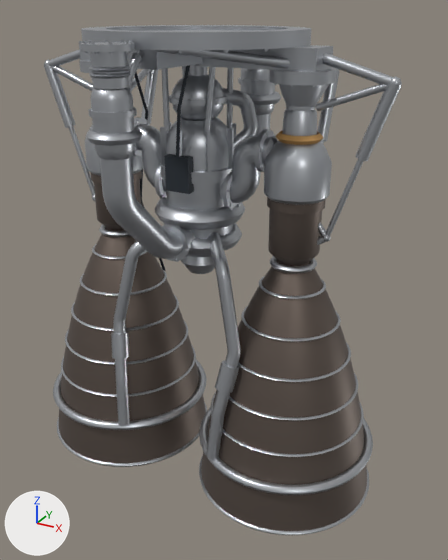
An edit to the Blender file assets/blender/eng_kerolox_staged_combustion.blend, drawn before and after from the same camera.
Camera for both pictures: a camera (50 mm lens) standing at (2.44, -4.05, 3.73) and looking at (0.18, 0.06, 1.68). The lights are fixed; the arrows at lower left show +X, +Y and +Z. The first picture is the older version. Objects named as collision shapes, trigger or cutter boxes, shadow casters or lower levels of detail are left out.

In view in the first picture: 'eng_kerolox_staged_combustion_LOD0'.
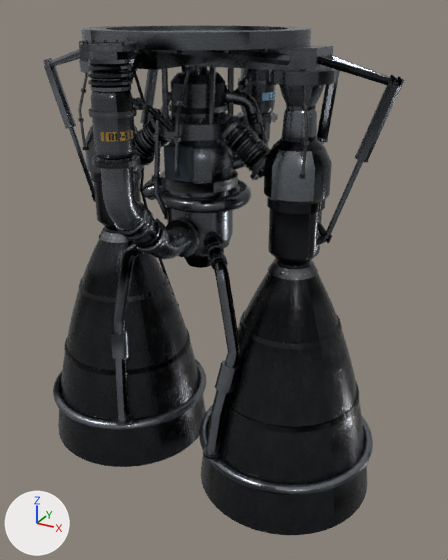
Diff of the bpy script that builds the scene:
```diff
--- a/assets/blender/eng_kerolox_staged_combustion.blend.py
+++ b/assets/blender/eng_kerolox_staged_combustion.blend.py
@@ mat_engine_metal @@
 mat_engine_metal = bpy.data.materials.new('engine_metal')
-# nodes: BsdfPrincipled, OutputMaterial
-# colours: light grey #bcbfc4
+# nodes: BsdfPrincipled, MapRange x2, Mapping, Math x5, Mix x3, NormalMap, OutputMaterial, SeparateColor x2, TexImage x4, UVMap x2
+# colours: grey #8f949b
+# uses the picture img_eng_kerolox_staged_combustion_lod1_mask_png
+# uses the picture img_engine_metal_albedo_jpg
+# uses the picture img_engine_metal_normal_png
+# uses the picture img_engine_metal_orm_jpg
@@ mat_nozzle_hot @@
 mat_nozzle_hot = bpy.data.materials.new('nozzle_hot')
-# nodes: BsdfPrincipled, OutputMaterial
-# colours: brown #73675f
+# nodes: BsdfPrincipled, MapRange x3, Mapping, Math x6, Mix x4, NormalMap, OutputMaterial, SeparateColor x3, TexImage x4, UVMap x2, ValToRGB, VertexColor
+# colours: dark grey #4f5155, brown #c4aa6f, brown #956c45, blue #595586, mixed with the vertex colours
+# uses the picture img_eng_kerolox_staged_combustion_lod1_mask_png
+# uses the picture img_nozzle_hot_albedo_jpg
+# uses the picture img_nozzle_hot_normal_png
+# uses the picture img_nozzle_hot_orm_jpg
@@ mat_trim @@
+mat_trim = bpy.data.materials.new('trim')
+# colours: light grey #bec1c6
+# uses the picture img_eng_kerolox_staged_combustion_lod1_mask_png
+# uses the picture img_mf_trim_01_albedo_jpg
+# uses the picture img_mf_trim_01_normal_png
+# uses the picture img_mf_trim_01_orm_jpg
@@ mat_decal @@
+mat_decal = bpy.data.materials.new('decal')
+# colours: white #ffffff
+# uses the picture img_eng_kerolox_staged_combustion_lod1_mask_png
+# uses the picture img_mf_decals_01_albedo_png
+# uses the picture img_mf_decals_01_normal_png
+# uses the picture img_mf_decals_01_orm_jpg
@@ me_eng_kerolox_staged_combustion_lod0 @@
 # used by ob_eng_kerolox_staged_combustion_lod0; parent = ob_eng_kerolox_staged_combustion; location = (0.0, 0.0, 0.0)
-me_eng_kerolox_staged_combustion_lod0.from_pydata(...)  # 17587 vertices, 13832 faces; spans x -1.55..1.55, y -1.17..1.2, z 0.0..3.6
+me_eng_kerolox_staged_combustion_lod0.from_pydata(...)  # 40154 vertices, 24961 faces; spans x -1.54..1.54, y -1.16..1.19, z 0.0..3.6
+# me_eng_kerolox_staged_combustion_lod0 part 1: the loose piece of 88 vertices spanning x 0.08..1.54, y -0.73..0.73, z 0.0 is copied, and the copy is scaled about its middle by (0.793, 0.793, 1), then moved by (0.0, 0.0, 0.9), in mat_nozzle_hot; it spans x 0.24..1.38, y -0.57..0.57, z 0.9
+# me_eng_kerolox_staged_combustion_lod0 part 2: the loose piece of 88 vertices spanning x 0.08..1.54, y -0.73..0.73, z 0.0 is copied, and the copy is scaled about its middle by (0.529, 0.529, 1), then moved by (0.0, 0.0, 1.5), in mat_nozzle_hot; it spans x 0.42..1.2, y -0.39..0.39, z 1.5
+# me_eng_kerolox_staged_combustion_lod0 part 3: the loose piece of 220 vertices spanning x 0.43..1.19, y -0.38..0.38, z 1.51..1.53 is rebuilt with 88 vertices and now spans x 0.41..1.21, y -0.4..0.4, z 1.46..1.5, in mat_nozzle_hot
+# me_eng_kerolox_staged_combustion_lod0 part 4: the loose piece of 196 vertices spanning x 0.63..0.99, y -0.18..0.18, z 1.96..2.0 is rebuilt with 64 vertices and now spans x 0.62..1.0, y -0.19..0.19, z 1.91..1.99, in mat_trim
+# me_eng_kerolox_staged_combustion_lod0 part 5: 217 loose pieces with 3983 vertices, spanning x -1.55..1.55, y -1.17..1.2, z 0.01..3.56, are deleted
+# me_eng_kerolox_staged_combustion_lod0 part 6: 126 vertices moved within x -1.48..1.48, y -1.1..1.12, z 0.39..3.56; 4752 vertices removed from x -1.53..1.53, y -1.15..1.18, z 0.38..3.56; 31214 vertices added at x -1.54..1.54, y -1.16..1.19, z 0.38..3.56
+# me_eng_kerolox_staged_combustion_lod0 part 7: 2852 kept faces spanning x -1.54..1.54, y -1.14..1.17, z 0.0..3.17 get new texture (UV) coordinates
+# me_eng_kerolox_staged_combustion_lod0 part 8: 36 faces spanning x -0.17..0.17, y -1.14..1.17, z 3.14..3.17 switch from mat_engine_metal (light grey #bcbfc4) to mat_trim
+# me_eng_kerolox_staged_combustion_lod0 part 9: the surface is now shaded flat
+# other edits to the shape of me_eng_kerolox_staged_combustion_lod0 do not show in these pictures
 me_eng_kerolox_staged_combustion_lod0.materials.append(mat_nozzle_hot)
-me_eng_kerolox_staged_combustion_lod0.materials.append(mat_thermal)  # orange #cb9b5d
 me_eng_kerolox_staged_combustion_lod0.materials.append(mat_detail_dark)
+me_eng_kerolox_staged_combustion_lod0.materials.append(mat_decal)
```

Where the change shows, as pixel boxes (x1, y1, x2, y2) in the pictures (448 x 560 px):
'eng_kerolox_staged_combustion_LOD0', surface changed, reshaped (darker): before (44, 25, 402, 535); after (44, 25, 404, 535)
part 1 of me_eng_kerolox_staged_combustion_lod0, added: after (227, 380, 359, 428)
part 2 of me_eng_kerolox_staged_combustion_lod0, added: after (241, 310, 340, 344)
part 3 of me_eng_kerolox_staged_combustion_lod0, rebuilt: before (241, 306, 341, 342); after (239, 316, 342, 349)
part 4 of me_eng_kerolox_staged_combustion_lod0, rebuilt: before (270, 256, 317, 274); after (268, 261, 318, 280)
part 5 of me_eng_kerolox_staged_combustion_lod0, deleted: before (51, 40, 387, 535)
part 6 of me_eng_kerolox_staged_combustion_lod0, reshaped: before (44, 40, 402, 495); after (44, 39, 404, 495)
part 7 of me_eng_kerolox_staged_combustion_lod0, surface changed (darker): (59, 78, 367, 535) in both
part 8 of me_eng_kerolox_staged_combustion_lod0, recoloured: (89, 79, 275, 119) in both
